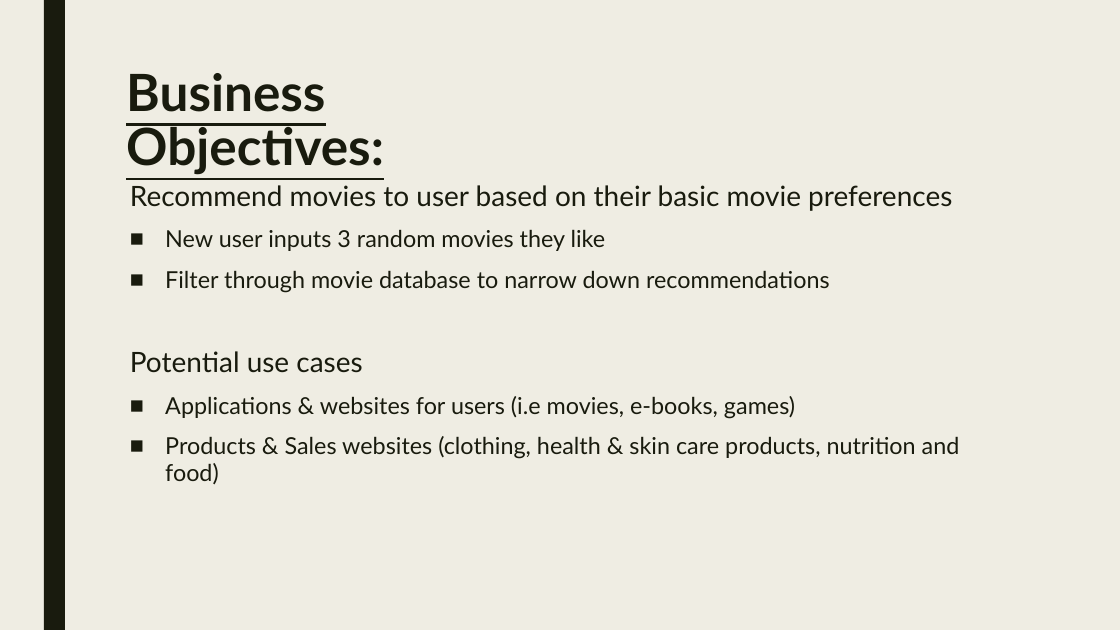
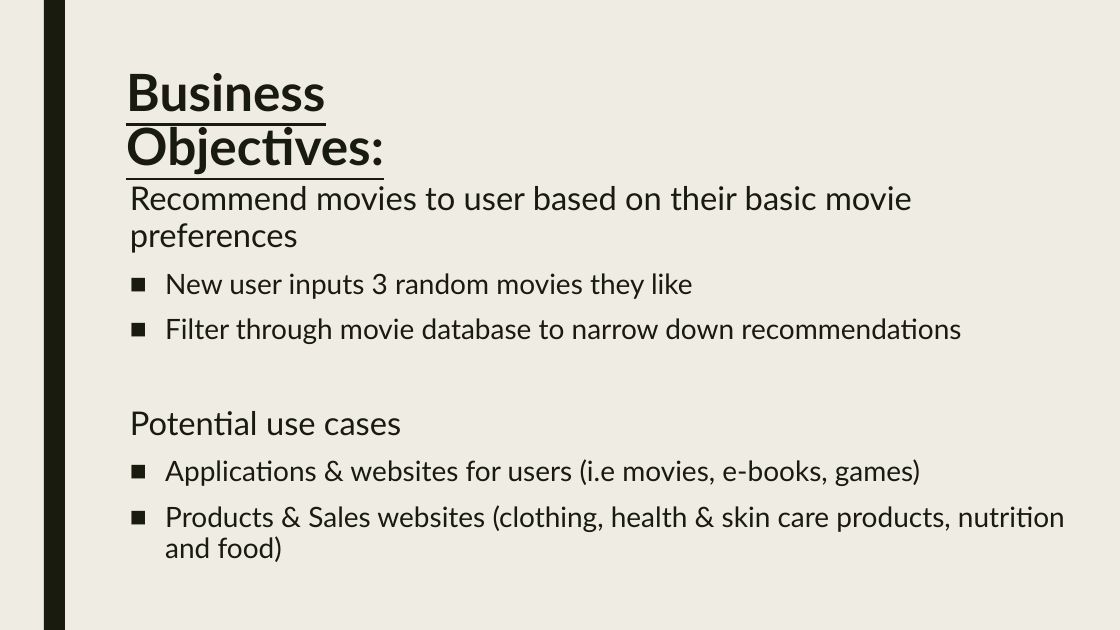
Before and after one commit to theodoremoreland/MovieIon, a slide deck: slide 2 of Movie matchmaker.pptx. Drawn at 1120x630 pixels with LibreOffice and Linux fonts; fonts in the diff are those of the drawing. Boxes give left, top, right and bottom in pixels: in the first picture for what was removed or moved away, otherwise in the second. Text is boxed around its words. In the diff, an @@ line names an element or a change of style, - is before the commit and + after.

```diff
--- a/Movie matchmaker.pptx
+++ b/Movie matchmaker.pptx
@@ text "Recommend movies to user based ..." at [130, 186, 1065, 562]: size 24 to 28 pt in "Recommend movies to user based on their ...", "Potential use cases"; size 20 to 24 pt in "New user inputs 3 random movies they ...", "Filter through movie database to narrow down ...", "Applications & websites for users (i.e movies, ...", "Products & Sales websites (clothing, health & ..." @@
```
Also in this commit, not shown: 2 other slides changed, 3 slides added, 1 slide removed.
